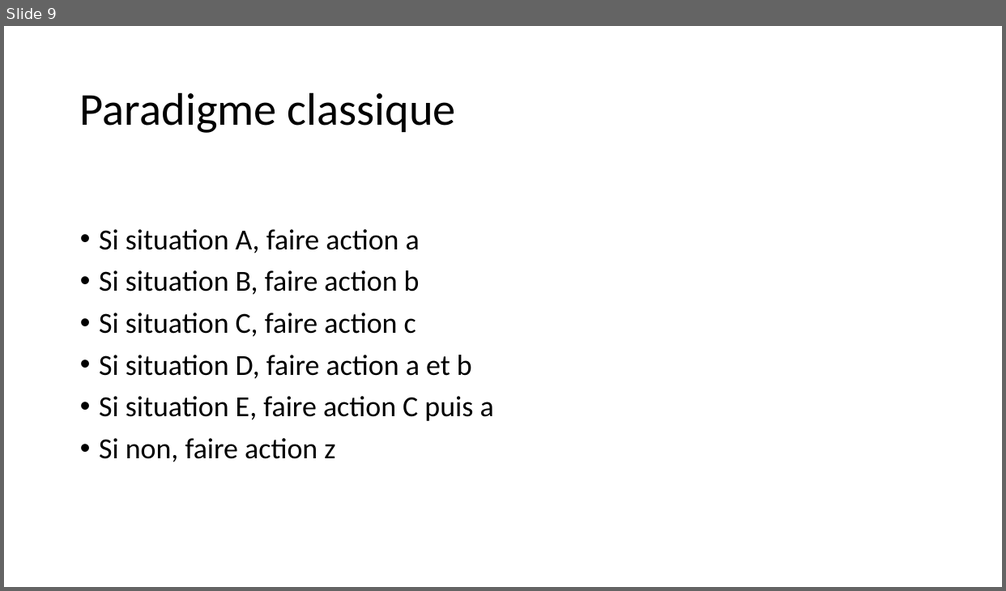
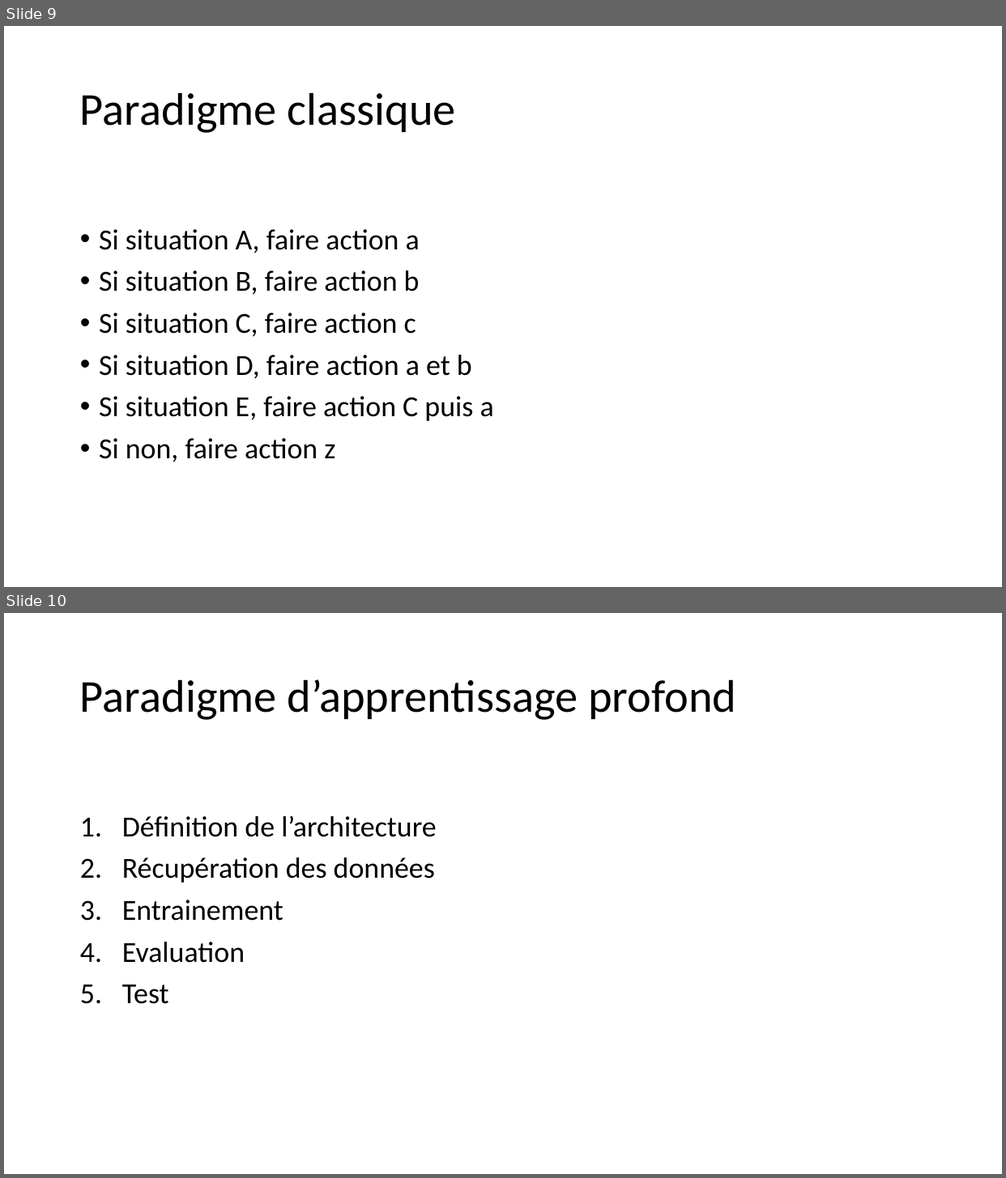
Before and after one commit to pauldubois98/AI-MythsReality, a slide deck: slides.pptx. Shown one above the other, each under a label of ours: slide 9 before the commit, slides 9 and 10 after it. The pictures are 1006x591 and 1006x1178 pixels, drawn with LibreOffice and Linux fonts; fonts in the diff are those of the drawing. Boxes give left, top, right and bottom in pixels: in the first picture for what was removed or moved away, otherwise in the second. Text is boxed around its words. In the diff, an @@ line names an element or a change of style, - is before the commit and + after.

Commit message:
added deep paradigm slide

```diff
--- a/slides.pptx
+++ b/slides.pptx
@@ slide 10 added at <box>4,613,1002,1174</box>, background #FFFFFF @@
@@ title added at <box>80,679,736,720</box>, 44 pt, text #000000 @@
+Paradigme d’apprentissage profond
@@ text added at <box>122,815,436,1004</box>, 28 pt, text #000000 @@
+1. Définition de l’architecture
+2. Récupération des données
+3. Entrainement
+4. Evaluation
+5. Test
```
